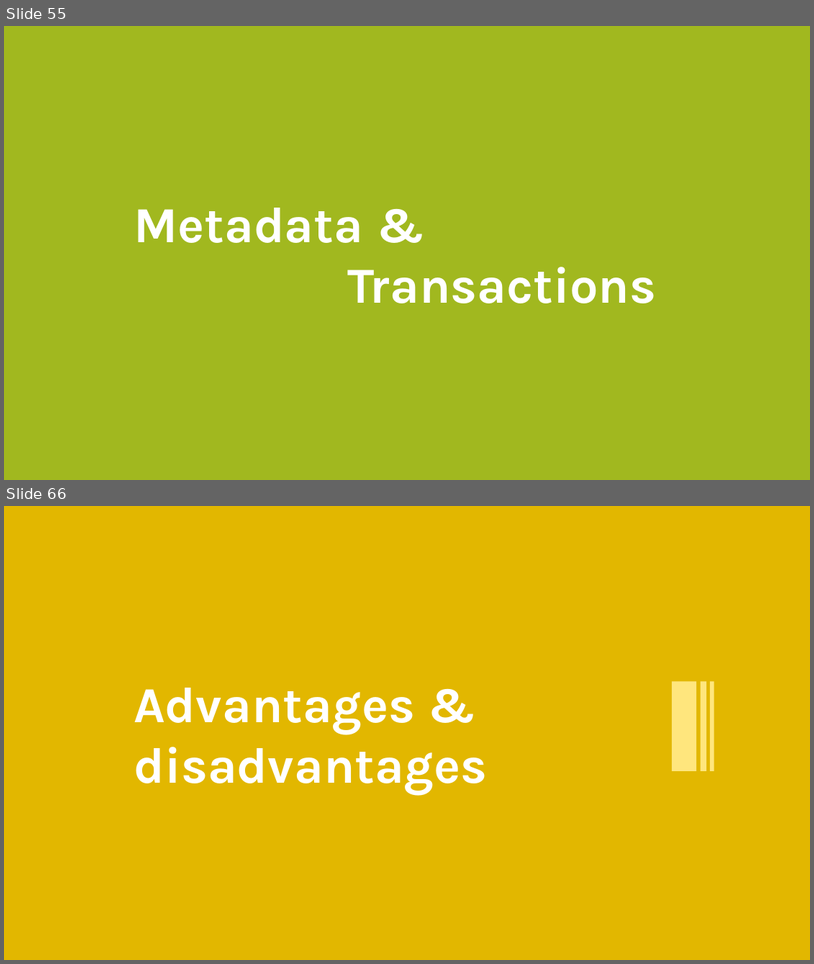
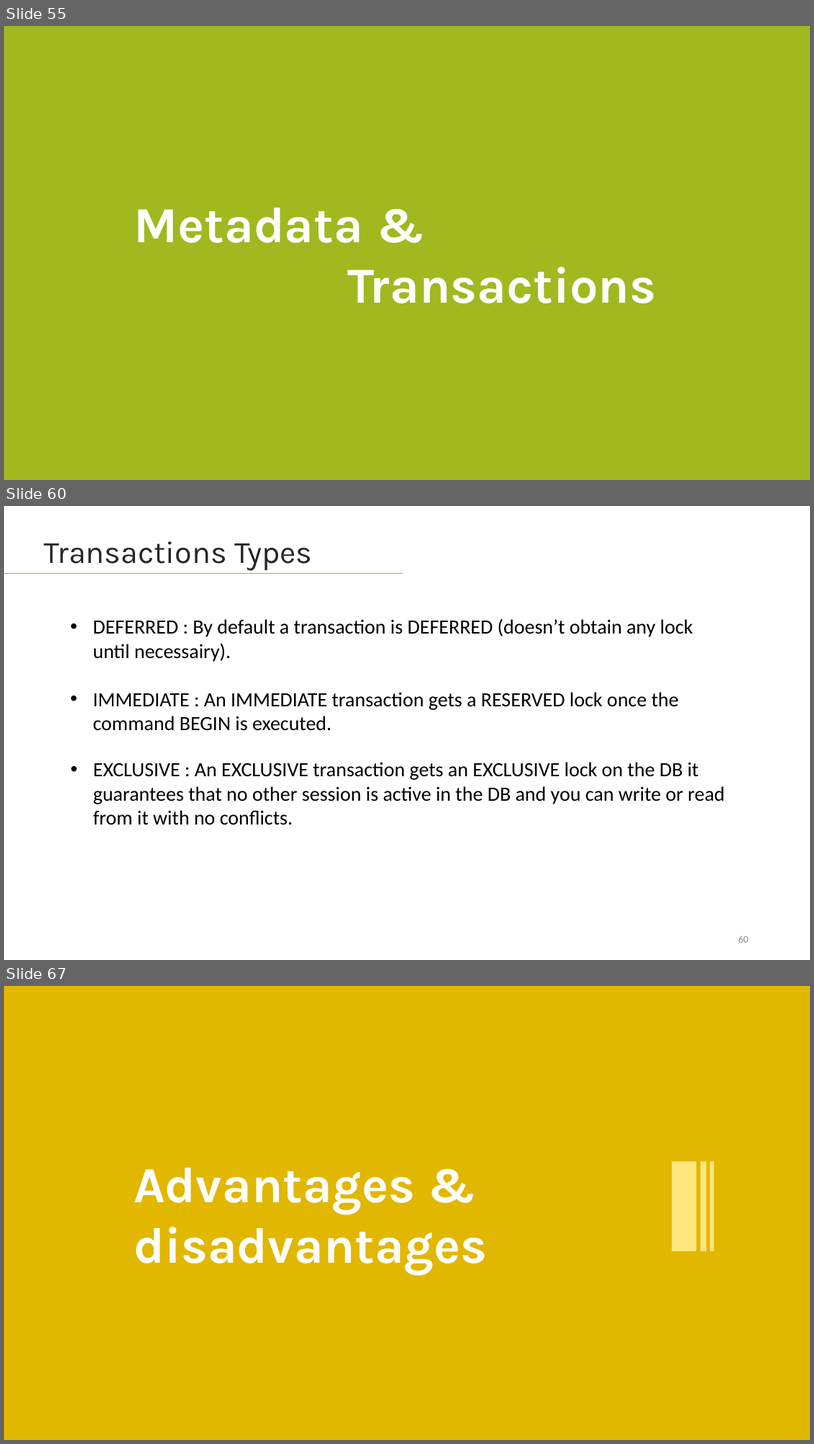
Before and after one commit to lahcenrahlaoui/Wingardium_Leviosaaaa, a slide deck: Presentation-projet-SQLite (1) - Copy.pptx. Shown one above the other, each under a label of ours: slides 55 and 66 before the commit, slides 55, 60 and 67 after it; the slides between them are not shown. The pictures are 814x964 and 814x1444 pixels, drawn with LibreOffice and Linux fonts; fonts in the diff are those of the drawing. Boxes give left, top, right and bottom in pixels: in the first picture for what was removed or moved away, otherwise in the second. Text is boxed around its words. In the diff, an @@ line names an element or a change of style, - is before the commit and + after.

```diff
--- a/Presentation-projet-SQLite (1) - Copy.pptx
+++ b/Presentation-projet-SQLite (1) - Copy.pptx
@@ slide 60 added at bbox=[4, 506, 810, 960], background #FFFFFF @@
@@ text added at bbox=[44, 541, 312, 571], 37 pt, text #262626 @@
+Transactions Types
@@ line added from (4, 574) to (404, 574), #A1B81F 1 pt @@
@@ text added at bbox=[93, 618, 694, 662], 24 pt, text #000000 @@
+• DEFERRED : By default a transaction is DEFERRED (doesn’t obtain any lock until necessairy).
@@ text added at bbox=[93, 692, 679, 731], 24 pt, text #000000 @@
+• IMMEDIATE : An IMMEDIATE transaction gets a RESERVED lock once the command BEGIN is executed.
@@ text added at bbox=[93, 762, 725, 825], 24 pt, text #000000 @@
+• EXCLUSIVE : An EXCLUSIVE transaction gets an EXCLUSIVE lock on the DB it guarantees that no other session is active in the DB and you can write or read from it with no conflicts.
@@ page number added at bbox=[738, 936, 748, 942], 12 pt, text #8C8C8C @@
+60
@@ what was slide 66 is now slide 67 @@
```
Also in this commit, not shown: 7 slides changed, 5 other slides added, 5 slides removed.
